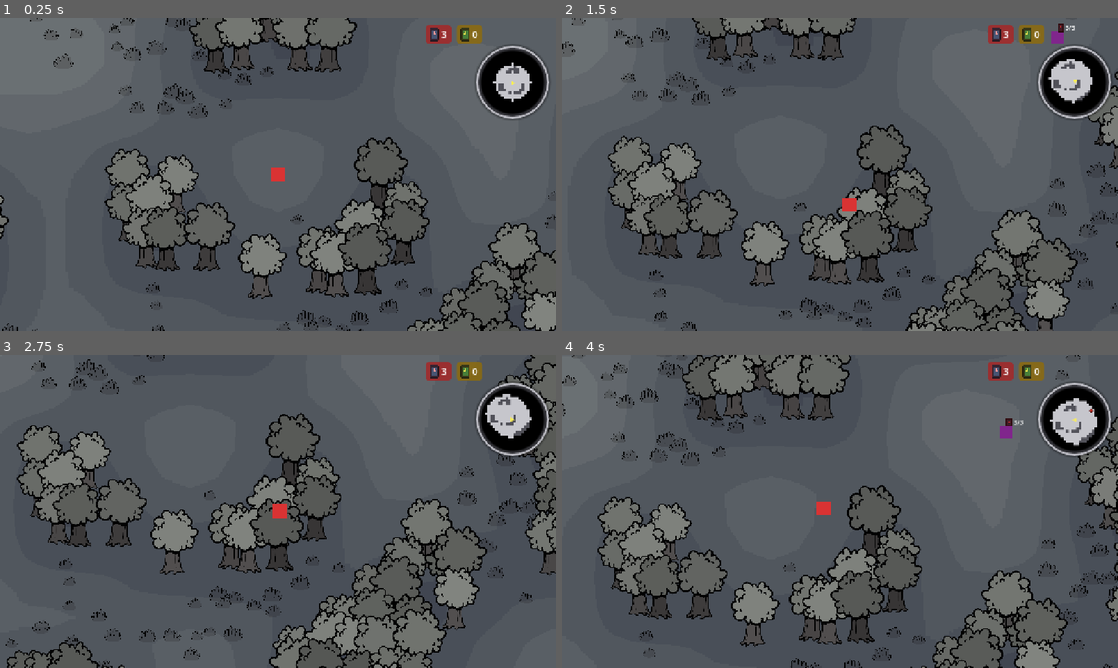
Above: before the commit, frames 1-4 (two rows, left to right).
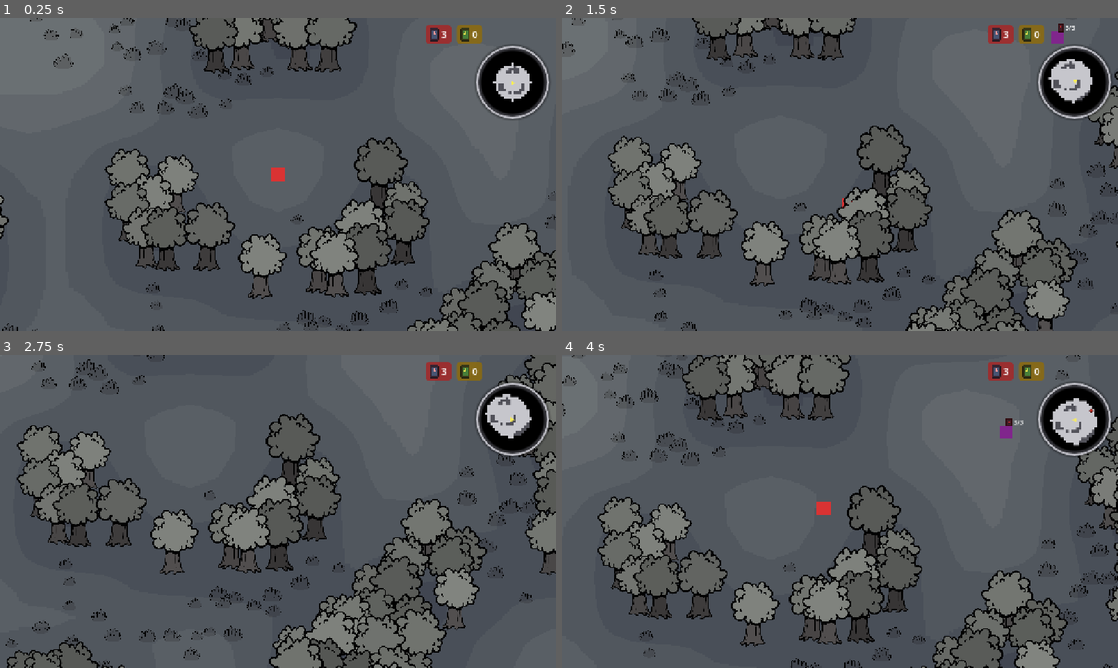
Above: after the commit, the same moments.

Repository: Saitamadupauvre/brotatomato
Game: Godot game, scene res://scenes/dungeon/dungeon.tscn
Same seed, same stepped clock (60 frames per second), same inputs: the game is played once before the commit and once after it. This scene is started directly instead of the project's main scene. The engine's default icon, where the game draws it, is replaced by a stand-in: a white triangle on a blue panel in a dark square.
Inputs (mouse positions are in pixels of both pictures, inside the frame that each line leads up to):
- Up to frame 1 (0.25 s): no input
- Up to frame 2 (1.5 s): move the mouse to (962, 158) at 0.52 s; press the mouse at (962, 158) at 0.53 s; hold D (move_right) 0.53-1.28 s; move the mouse to (728, 190) at 1.27 s; release the mouse at (728, 190) at 1.28 s; hold S (move_down) from 1.28 s (still down); tap Shift (dash) at 1.35 s
- Up to frame 3 (2.75 s): move the mouse to (333, 442) at 2.02 s; release S (move_down) at 2.03 s; hold D (move_right) from 2.03 s (still down); hold E (interact) from 2.03 s (still down)
- Up to frame 4 (4 s): move the mouse to (812, 574) at 2.77 s; release D (move_right) at 2.78 s; release E (interact) at 2.78 s; hold W (move_up) 2.78-3.53 s; tap R (move_plot) at 2.85 s; click (812, 574) at 2.92 s; move the mouse to (1006, 558) at 3.52 s; hold A (move_left) from 3.53 s (still down); hold G (place_plot) from 3.53 s (still down)

The runs differ from the first frame. In frame 1, 0.8% of the frame differs, in the area x 22-100%, y 0-100%; in frame 2, 0.8%; in frame 3, 1.4%, in the area x 6-100%, y 9-100%; in frame 4, 0.9%.

Commit message:
fix(dungeon): keep trees and enemies in their own y-sort groups

Diff:
--- a/scenes/dungeon/dungeon.tscn
+++ b/scenes/dungeon/dungeon.tscn
@@ -47,8 +47,10 @@
 y_sort_enabled = true
 
 [node name="Trees" type="Node2D" parent="World" unique_id=548025514]
+y_sort_enabled = true
 
 [node name="Enemies" type="Node2D" parent="World" unique_id=1545915825]
+y_sort_enabled = true
 
 [node name="Props" type="Node2D" parent="World" unique_id=1886126030]
 
